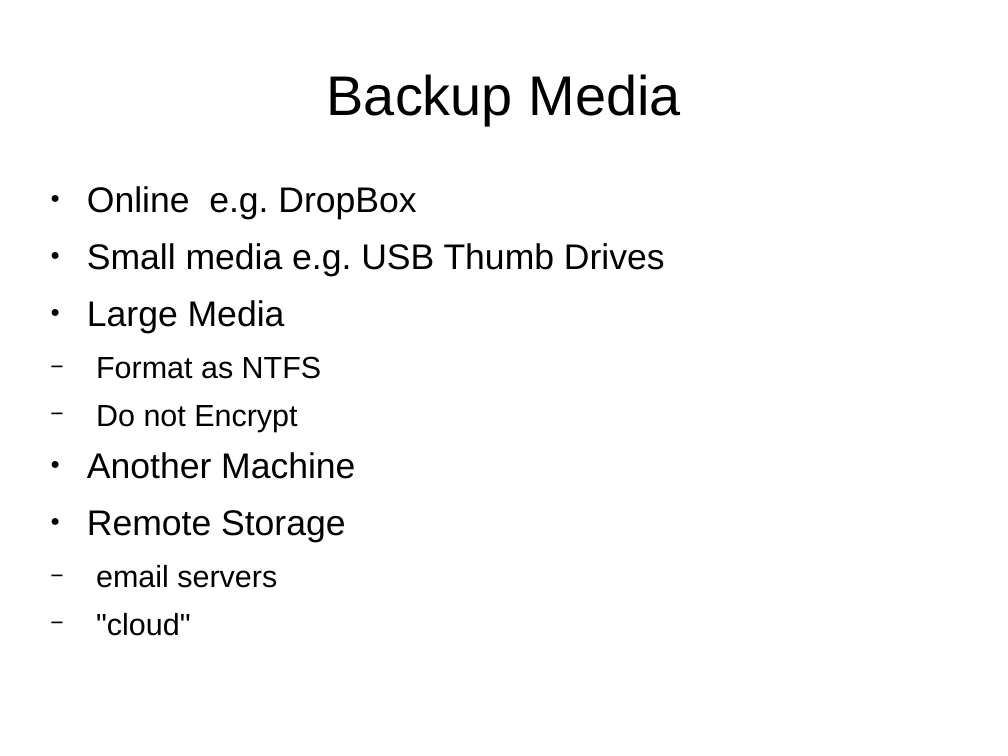
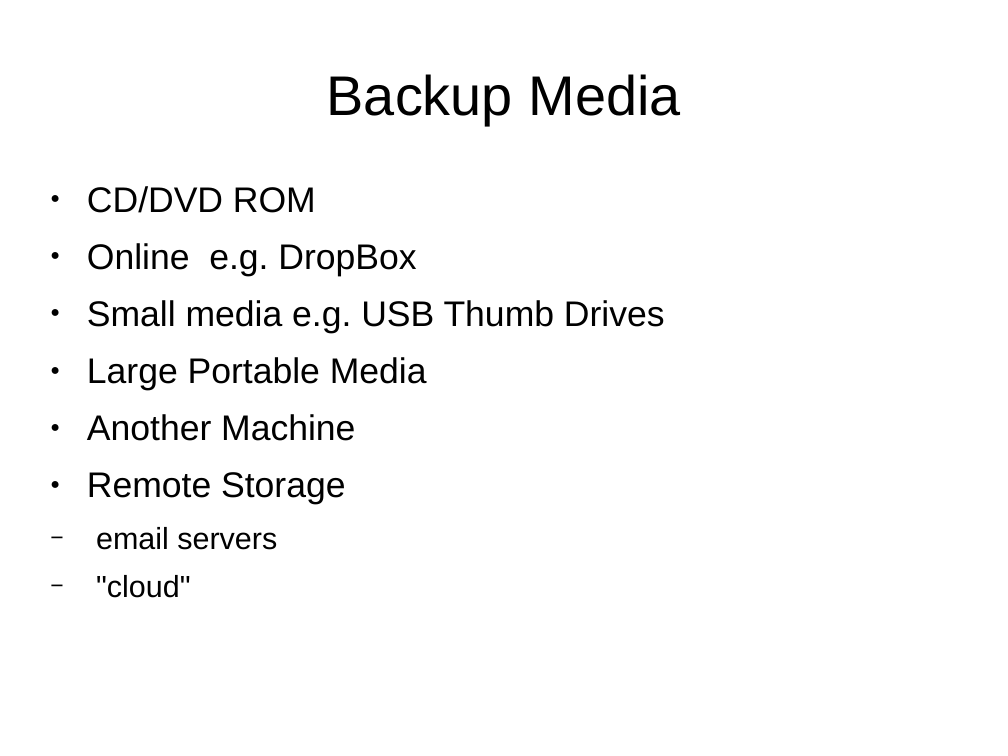
Before and after one commit to wdmchaft/Presentations-1, a slide deck: slide 6 of LinuxBackup/LinuxBackup.odp (slide 5 before the commit). Drawn at 1008x756 pixels with LibreOffice and Linux fonts; fonts in the diff are those of the drawing. Boxes give left, top, right and bottom in pixels: in the first picture for what was removed or moved away, otherwise in the second. Text is boxed around its words. In the diff, an @@ line names an element or a change of style, - is before the commit and + after.

```diff
--- a/LinuxBackup/LinuxBackup.odp
+++ b/LinuxBackup/LinuxBackup.odp
@@ text at [87,186,316,213]: paragraph added @@
+  ● CD/DVD ROM
@@ text at [87,357,427,391]: text changed; size 24 to 28 pt @@
-  ● Large Media
-    − Format as NTFS
-    − Do not Encrypt
+  ● Large Portable Media
```
Also in this commit, not shown: 2 other slides changed, 4 slides added.
